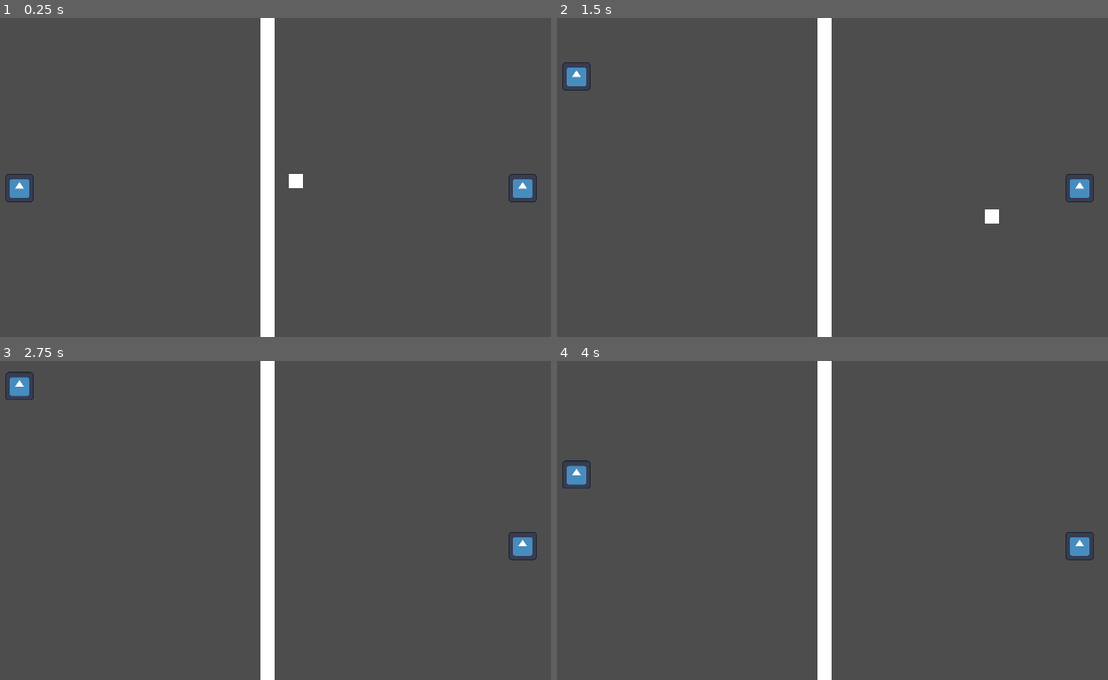
Above: before the commit, frames 1-4 (two rows, left to right).
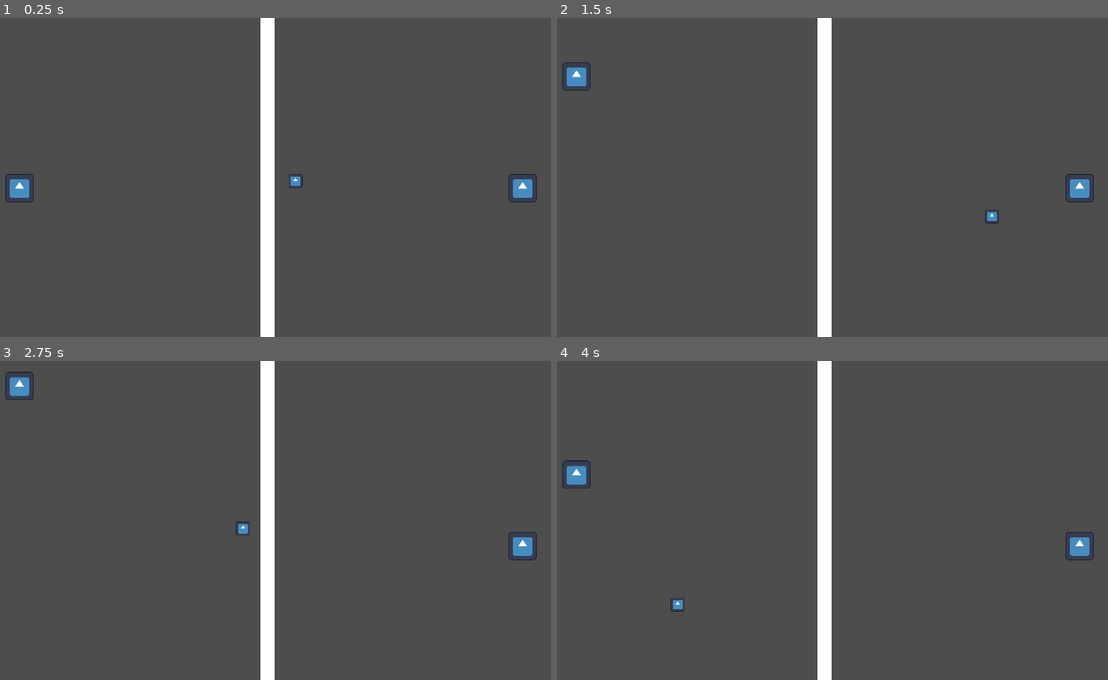
Above: after the commit, the same moments.

Repository: JhenifferCorreia/SAPONG
Game: Godot game, scene res://scenes/main.tscn
Same seed, same stepped clock (60 frames per second), same inputs: the game is played once before the commit and once after it. The engine's default icon, where the game draws it, is replaced by a stand-in: a white triangle on a blue panel in a dark square.
Inputs (mouse positions are in pixels of both pictures, inside the frame that each line leads up to):
- Up to frame 1 (0.25 s): no input
- Up to frame 2 (1.5 s): move the mouse to (948, 161) at 0.52 s; hold R (player1_up) 0.53-1.28 s; right-click (948, 161) at 0.6 s; move the mouse to (711, 193) at 1.27 s; hold F (player1_down) from 1.28 s (still down); click (711, 193) at 1.35 s
- Up to frame 3 (2.75 s): move the mouse to (325, 450) at 2.02 s; release F (player1_down) at 2.03 s; hold R (player1_up) from 2.03 s (still down); right-click (325, 450) at 2.1 s
- Up to frame 4 (4 s): move the mouse to (793, 584) at 2.77 s; click (793, 584) at 2.85 s; move the mouse to (992, 568) at 3.52 s; release R (player1_up) at 3.53 s; hold F (player1_down) from 3.53 s (still down); right-click (992, 568) at 3.6 s

The runs differ from the first frame. In frame 1, 0.1% of the frame differs, in the area x 52-55%, y 48-54%; in frame 2, 0.1%; in frame 3, less than 0.1%; in frame 4, less than 0.1%.

Commit message:
adicionei health e damage
+ health e damage

Diff:
--- a/Sapong/project.godot
+++ b/Sapong/project.godot
@@ -43,6 +43,11 @@
 "events": [Object(InputEventMouseButton,"resource_local_to_scene":false,"resource_name":"","device":-1,"window_id":0,"a …(257 unchanged characters)…
 ]
 }
+restart={
+"deadzone": 0.5,
+"events": [Object(InputEventKey,"resource_local_to_scene":false,"resource_name":"","device":-1,"window_id":0,"alt_pressed":false,"shift_pressed":false,"ctrl_pressed":false,"meta_pressed":false,"pressed":false,"keycode":0,"physical_keycode":84,"key_label":0,"unicode":116,"echo":false,"script":null)
+]
+}
 
 [rendering]
 
--- a/Sapong/scenes/ball.tscn
+++ b/Sapong/scenes/ball.tscn
@@ -1,6 +1,7 @@
-[gd_scene load_steps=3 format=3 uid="uid://2adhtorudvx"]
+[gd_scene load_steps=4 format=3 uid="uid://2adhtorudvx"]
 
 [ext_resource type="Script" path="res://scripts/ball.gd" id="1_h7gm2"]
+[ext_resource type="Texture2D" uid="uid://kddxfwvbbpqp" path="res://icon.svg" id="2_8d2h1"]
 
 [sub_resource type="RectangleShape2D" id="RectangleShape2D_0a152"]
 size = Vector2(32, 32)
@@ -10,18 +11,9 @@
 script = ExtResource("1_h7gm2")
 metadata/_edit_group_ = true
 
-[node name="ColorRect" type="ColorRect" parent="."]
-anchors_preset = 8
-anchor_left = 0.5
-anchor_top = 0.5
-anchor_right = 0.5
-anchor_bottom = 0.5
-offset_left = -16.0
-offset_top = -16.0
-offset_right = 16.0
-offset_bottom = 16.0
-grow_horizontal = 2
-grow_vertical = 2
+[node name="ColorRect" type="Sprite2D" parent="."]
+scale = Vector2(0.25, 0.25)
+texture = ExtResource("2_8d2h1")
 
 [node name="CollisionShape2D" type="CollisionShape2D" parent="."]
 shape = SubResource("RectangleShape2D_0a152")
--- a/Sapong/scenes/main.tscn
+++ b/Sapong/scenes/main.tscn
@@ -72,3 +72,10 @@
 position = Vector2(-15.0156, 180)
 shape = SubResource("RectangleShape2D_njua0")
 metadata/_edit_lock_ = true
+
+[node name="BallTimer" type="Timer" parent="."]
+wait_time = 3.0
+
+[connection signal="body_entered" from="ScoreRight" to="." method="_on_score_right_body_entered"]
+[connection signal="body_entered" from="ScoreLeft" to="." method="_on_score_left_body_entered"]
+[connection signal="timeout" from="BallTimer" to="." method="_on_timer_timeout"]
--- /dev/null
+++ b/Sapong/scenes/restart.tscn
@@ -0,0 +1,36 @@
+[gd_scene load_steps=3 format=3 uid="uid://bvqs64rtrkc2g"]
+
+[ext_resource type="Script" path="res://scripts/restart.gd" id="1_h305v"]
+
+[sub_resource type="LabelSettings" id="LabelSettings_8rapx"]
+font_size = 22
+outline_size = 4
+outline_color = Color(0, 0, 0, 1)
+
+[node name="Restart" type="Control"]
+layout_mode = 3
+anchors_preset = 15
+anchor_right = 1.0
+anchor_bottom = 1.0
+grow_horizontal = 2
+grow_vertical = 2
+script = ExtResource("1_h305v")
+
+[node name="Label" type="Label" parent="."]
+texture_filter = 3
+layout_mode = 1
+anchors_preset = 8
+anchor_left = 0.5
+anchor_top = 0.5
+anchor_right = 0.5
+anchor_bottom = 0.5
+offset_left = -112.0
+offset_top = -27.5
+offset_right = 112.0
+offset_bottom = 27.5
+grow_horizontal = 2
+grow_vertical = 2
+text = "Pressione 'T' para recomeçar"
+label_settings = SubResource("LabelSettings_8rapx")
+horizontal_alignment = 1
+vertical_alignment = 1
--- a/Sapong/scripts/ball.gd
+++ b/Sapong/scripts/ball.gd
@@ -1,7 +1,7 @@
 extends CharacterBody2D
 
-@onready var player1 = "res://scenes/player1.tscn"
-@onready var player2 = "res://scenes/player2.tscn"
+@onready var player1: PackedScene = preload("res://scenes/player1.tscn")
+@onready var player2: PackedScene = preload("res://scenes/player2.tscn")
 @onready var border = $"../Borders"
 
 var win_size: Vector2
@@ -10,6 +10,7 @@
 const MAX_SPEED: int = 400
 var speed: int
 var acelleration: int = 8
+const MAX_Y_VECTOR: float = 0.6
 
 func _ready():
 	win_size = get_viewport_rect().size
@@ -26,22 +27,35 @@
 	var collision = move_and_collide(dir * speed * delta)
 	var collider
 	if collision:
+		speed += acelleration
 		print(speed)
+		#Se a bola atingir a velocidade máxima
+		if speed == MAX_SPEED:
+			acelleration = 0
+		collider = collision.get_collider()
 		#Se a bola bater nos Sapos
-		collider = collision.get_collider()
-		if player1 or player2:
-			speed += acelleration
-			if speed == MAX_SPEED:
-				acelleration = 0
-			dir = dir.bounce(collision.get_normal())
+		if collider == player1 or collider == player2:
+			dir = new_direction(collider)
 		#Se a bola bater nas bordas
 		else:
 			dir = dir.bounce(collision.get_normal())
 
 func random_direction():
-	var new_dir: Vector2
+	var new_dir := Vector2()
 	new_dir.x = [1,-1].pick_random()
 	new_dir.y = randf_range(-1,1)
 	return new_dir.normalized()
 
-	# Estamos usando "R" e "F" para o player 1 para se locomover e mouse1 e mouse 2 para o player 2 se locomover.
+func new_direction(collider):
+	var ball_y = position.y
+	var pad_y = collider.position.y
+	var dist = ball_y - pad_y
+	var new_dir := Vector2()
+
+	#Muda a direção horizontal
+	if dir.x > 0:
+		new_dir.x = -1
+	else:
+		new_dir.x = 1
+	new_dir.y = (dist / (collider.p_height / 2)) * MAX_Y_VECTOR
+	return new_dir.normalized()
--- a/Sapong/scripts/main.gd
+++ b/Sapong/scripts/main.gd
@@ -1 +1,24 @@
 extends Control
+
+@onready var player1_scene: PackedScene = preload("res://scenes/player1.tscn")
+@onready var player2_scene: PackedScene = preload("res://scenes/player2.tscn")
+@onready var ball_scene: PackedScene = preload("res://scenes/ball.tscn")
+
+var player1
+var player2
+var ball
+
+func _ready():
+	# Instanciar e adicionar os jogadores e a bola à árvore de cena
+	player1 = player1_scene.instantiate()
+	player2 = player2_scene.instantiate()
+	ball = ball_scene.instantiate()
+
+# Detectar a colisão da bola com a área de pontuação
+func _on_score_left_body_entered(local_ball):
+	player2.take_damage()
+	local_ball.new_ball()
+
+func _on_score_right_body_entered(local_ball):
+	player1.take_damage()
+	local_ball.new_ball()
--- a/Sapong/scripts/player1.gd
+++ b/Sapong/scripts/player1.gd
@@ -2,11 +2,12 @@
 
 var speed := 250
 var win_height: float
-var sprite_height: float
+var p_height : float
+var health = 3
 
 func _ready():
 	win_height = get_viewport_rect().size.y
-	sprite_height = $Sprite2D.texture.get_height()
+	p_height = $Sprite2D.texture.get_height()
 
 #Move player1 para cima e baixo
 func _physics_process(_delta):
@@ -15,4 +16,14 @@
 
 #Limita a movimentação do player ao tamanho da tela (esse número foi meio gambiarra por causa do tananho da sprite, pode dar merda dps)
 func _process(_delta):
-	position.y = clamp(position.y, sprite_height / 8, win_height - sprite_height / 8)
+	position.y = clamp(position.y, p_height / 8, win_height - p_height / 8)
+
+func take_damage():
+	health -= 1
+	print(health)
+	# Animação e mudança de cor aqui
+	if health == 0:
+		player_died()
+
+func player_died():
+	print("MORREU PLAYER 2")
--- a/Sapong/scripts/player2.gd
+++ b/Sapong/scripts/player2.gd
@@ -2,11 +2,12 @@
 
 var speed := 250
 var win_height: float
-var sprite_height: float
+var p_height : float
+var health = 3
 
 func _ready():
 	win_height = get_viewport_rect().size.y
-	sprite_height = $Sprite2D.texture.get_height()
+	p_height = $Sprite2D.texture.get_height()
 
 #Move player2 para cima e baixo
 func _physics_process(_delta):
@@ -14,5 +15,15 @@
 	move_and_slide()
 
 #Limita a movimentação do player ao tamanho da tela (esse número foi meio gambiarra, pode dar merda dps)
-func _process(delta):
-	position.y = clamp(position.y, sprite_height / 8, win_height - sprite_height / 8)
+func _process(_delta):
+	position.y = clamp(position.y, p_height / 8, win_height - p_height / 8)
+
+func take_damage():
+	health -= 1
+	print(health)
+	# Animação e mudança de cor aqui
+	if health == 0:
+		player_died()
+
+func player_died():
+	print("MORREU PLAYER 1")
--- /dev/null
+++ b/Sapong/scripts/restart.gd
@@ -0,0 +1,15 @@
+extends Control
+
+
+# Called when the node enters the scene tree for the first time.
+func _ready():
+	pass # Replace with function body.
+
+
+# Called every frame. 'delta' is the elapsed time since the previous frame.
+func _process(delta):
+	pass
+
+func _input(event):
+	if event.is_action_pressed("restart"):
+		get_tree().change_scene_to_file.bind("res://scenes/main.tscn").call_deferred()
Not shown, added: Sapong/scenes/resE8FC.tmp
